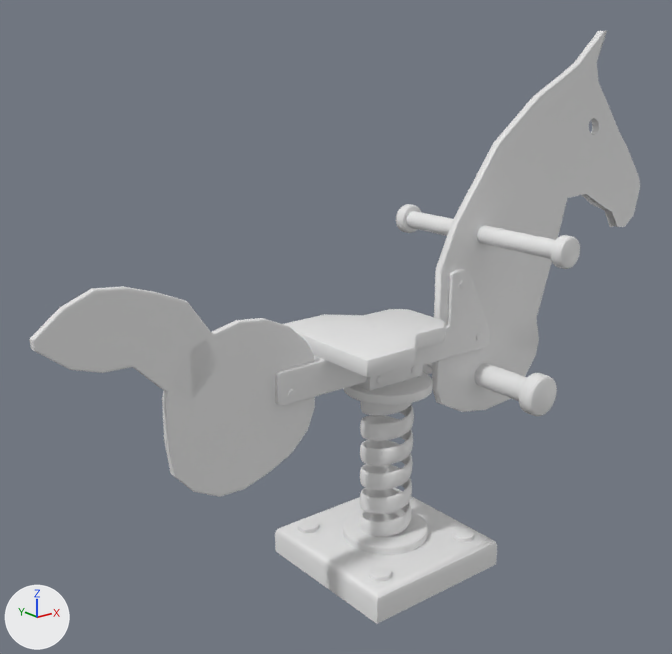
The Blender file Production/Models/RockingHorse.blend as it was, and as the next commit left it.
Both versions are drawn from a 50 mm lens placed at (-4.33, -4.81, 3.92), pointed at (-0.25, 0.3, 1.88). Arrows for +X, +Y and +Z are at lower left; the lights stay in place.

Objects in the first picture: 'BasePlate', 'FootPedal', 'Handle', 'SeaHorseHead', 'SeaHorseTail', 'Seat', 'Spring', 'TopPlate'.
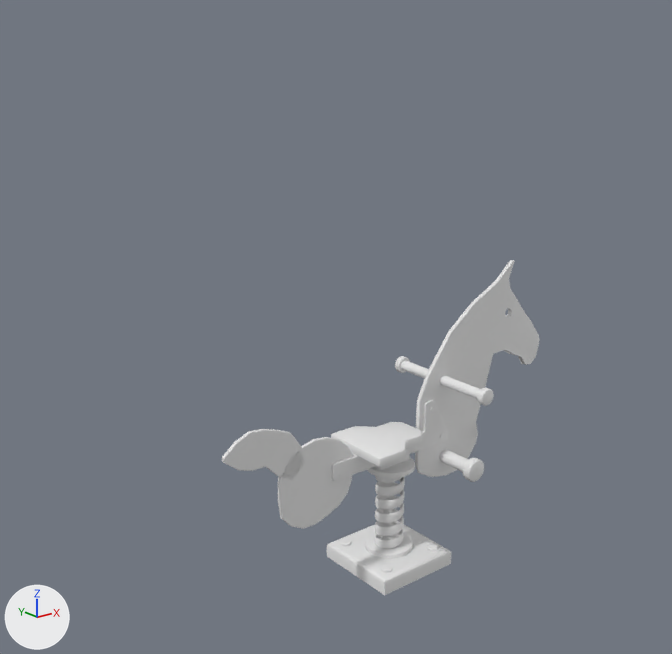
ob_eye_cavity is not drawn itself; it is used by a modifier of ob_seahorsehead.

What changed in the scene script:
```text
Add me_cube_002_1:
    me_cube_002_1.from_pydata(...)  # 292 vertices, 269 faces; spans x 0.63..9.36, y -0.42..0.52, z -5.25..5.26
    me_cube_002_1.polygons.foreach_set('use_smooth', [True] * 269)
Change ob_baseplate:
    ob_baseplate.location: (0.0, 0.0, 0.614) -> (0.0, -0.046, 0.346)
    ob_baseplate.scale: (1.0, 1.0, 1.0) -> (0.56, 0.56, 0.56)
Change ob_topplate:
    ob_topplate.location: (0.0, 0.0, 0.0) -> (0.0, -0.046, 0.002)
    ob_topplate.scale: (1.0, 1.0, 1.0) -> (0.56, 0.56, 0.56)
Change ob_spring:
    ob_spring.location: (0.0, 0.0, -0.248) -> (0.0, -0.046, -0.137)
    ob_spring.scale: (1.0, 1.0, 1.0) -> (0.56, 0.56, 0.56)
Change ob_seat:
    ob_seat.location: (0.0, 0.0, 2.776) -> (0.0, -0.046, 1.557)
    ob_seat.scale: (1.0, 1.0, 1.0) -> (0.56, 0.56, 0.56)
Change ob_footpedal:
    ob_footpedal.location: (0.998, -0.27, 1.313) -> (0.559, -0.198, 0.737)
    ob_footpedal.scale: (0.295, 0.295, 2.34) -> (0.165, 0.165, 1.31)
Change ob_handle:
    ob_handle.location: (0.933, -0.574, 2.466) -> (0.522, -0.368, 1.383)
    ob_handle.scale: (0.213, 0.213, 1.69) -> (0.119, 0.119, 0.946)
Remove ob_seahorsehead:
    ob_seahorsehead = bpy.data.objects.new('SeaHorseHead', me_cube_002)
    ob_seahorsehead.location = (0.307, 0.0, 2.469)
    ob_seahorsehead.scale = (0.282, 0.0912, 0.282)
    _m = ob_seahorsehead.modifiers.new('Boolean', 'BOOLEAN')
    _m.object = ob_eye_cavity
Change ob_seahorsetail:
    ob_seahorsetail.location: (-1.276, 0.0, 1.483) -> (-0.714, -0.046, 0.832)
    ob_seahorsetail.scale: (0.171, 0.0409, 0.126) -> (0.0956, 0.0229, 0.0708)
Remove ob_eye_cavity:
    ob_eye_cavity = bpy.data.objects.new('Eye.Cavity', me_cylinder)
    ob_eye_cavity.location = (2.198, 0.0, 3.203)
    ob_eye_cavity.rotation_euler = (1.571, 0.691, 0.0)  # degrees (90, 40, 0)
    ob_eye_cavity.scale = (0.0766, 0.061, 1.94)
    ob_eye_cavity.hide_render = True
Add ob_head:
    ob_head = bpy.data.objects.new('Head', me_cube_002_1)
    ob_head.location = (0.172, -0.046, 1.385)
    ob_head.scale = (0.158, 0.0511, 0.158)
```

Pixel boxes (x1, y1, x2, y2) of what changed, in the pictures (672 x 654 px):
'SeaHorseTail', moved, rescaled (54% narrower, 52% shorter)
    before: (29, 286, 315, 497)
    after: (222, 429, 352, 529)
'SeaHorseHead', deleted
    before: (432, 31, 640, 412)
'BasePlate', moved, rescaled (43% narrower, 45% shorter)
    before: (275, 488, 497, 624)
    after: (327, 521, 452, 595)
'TopPlate', moved, rescaled (46% narrower, 41% shorter)
    before: (275, 269, 490, 406)
    after: (332, 400, 448, 481)
'Head', added
    after: (415, 260, 540, 477)
'Seat', moved, rescaled (44% narrower, 33% shorter)
    before: (284, 309, 446, 377)
    after: (331, 422, 422, 467)
'Spring', moved, rescaled (45% narrower, 46% shorter)
    before: (359, 401, 414, 537)
    after: (375, 476, 405, 549)
'Handle', moved, rescaled (46% narrower, 23% shorter)
    before: (396, 204, 580, 269)
    after: (395, 356, 494, 406)
'FootPedal', moved, rescaled (47% narrower, 37% shorter)
    before: (423, 363, 557, 416)
    after: (414, 449, 484, 482)
